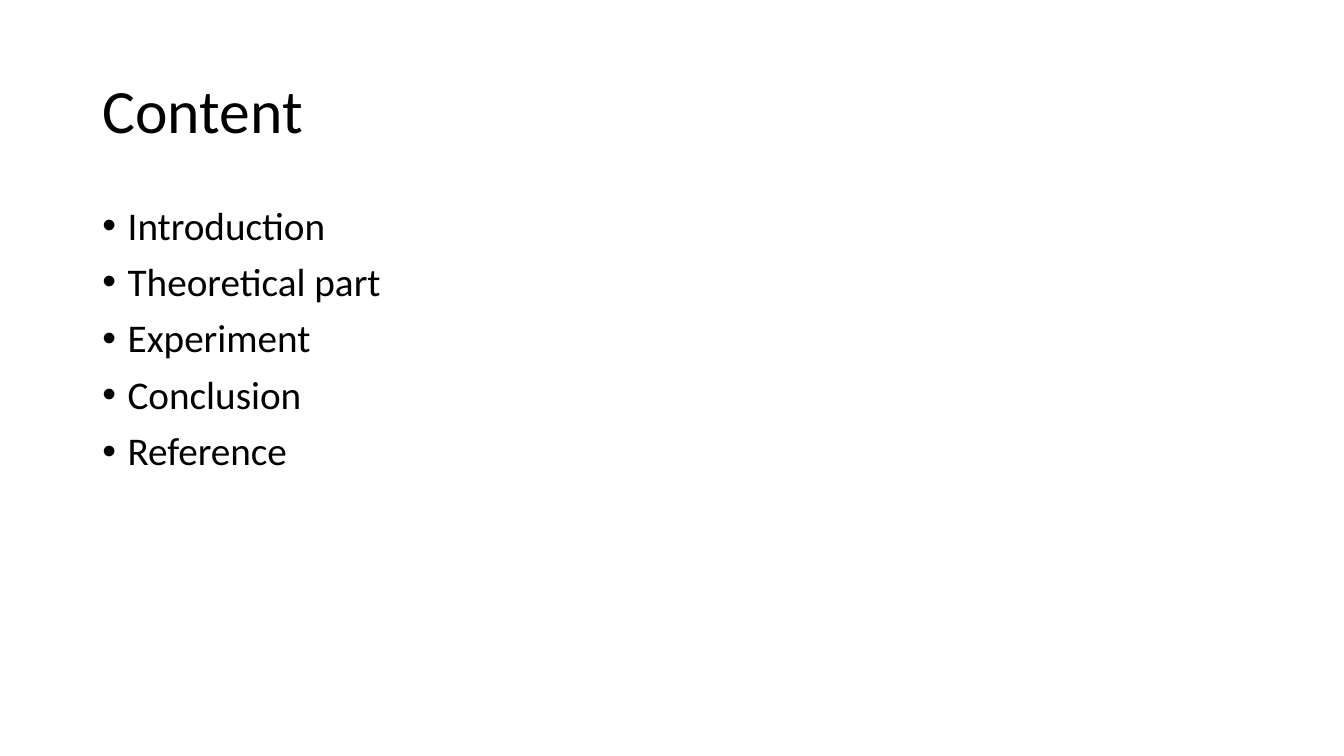
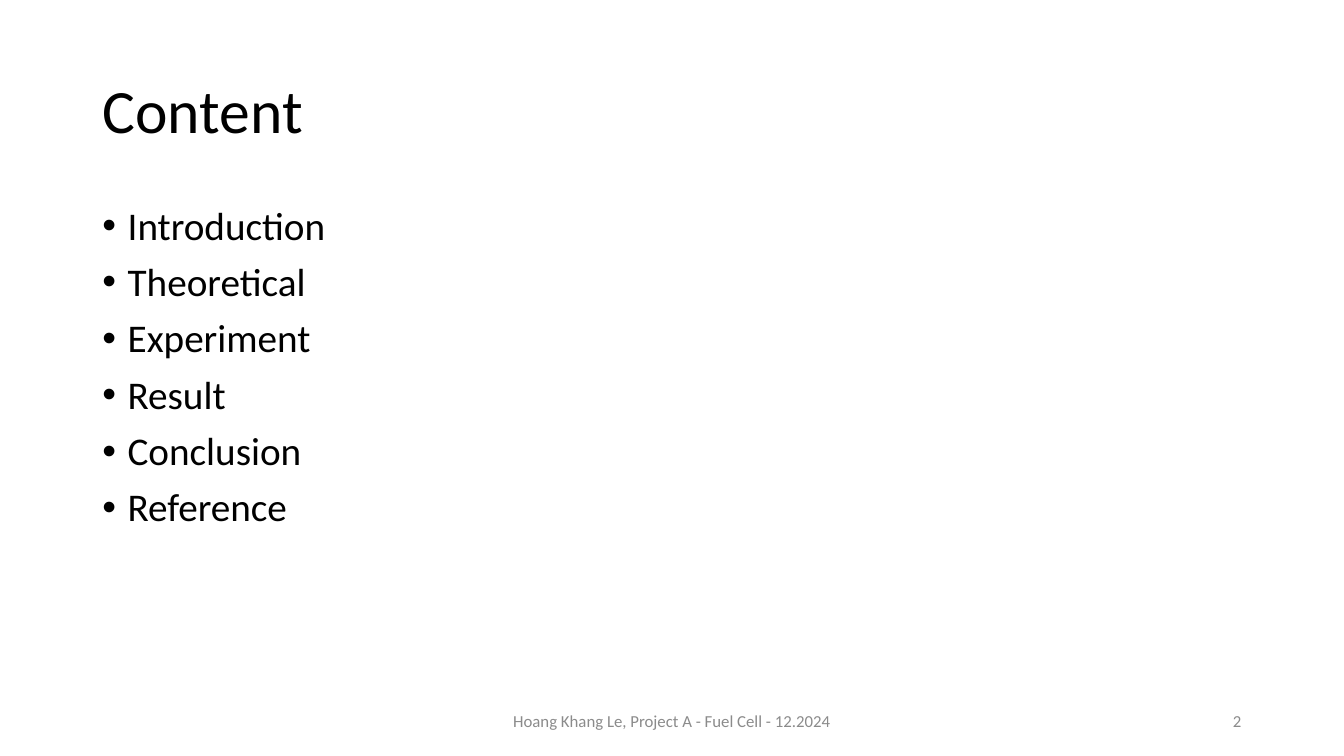
Before and after one commit to alpha7894550/ProjectA_fuelCell, a slide deck: slide 2 of Presentation_fuel_cell_project_khang.pptx. Drawn at 1344x756 pixels with LibreOffice and Linux fonts; fonts in the diff are those of the drawing. Boxes give left, top, right and bottom in pixels: in the first picture for what was removed or moved away, otherwise in the second. Text is boxed around its words. In the diff, an @@ line names an element or a change of style, - is before the commit and + after.

```diff
--- a/Presentation_fuel_cell_project_khang.pptx
+++ b/Presentation_fuel_cell_project_khang.pptx
@@ text at box(128, 268, 306, 297): text changed @@
-• Theoretical part
+• Theoretical
@@ text at box(128, 381, 226, 410): paragraph added @@
+• Result
@@ text added at box(513, 715, 830, 730), 12 pt, text #8C8C8C @@
+Hoang Khang Le, Project A - Fuel Cell - 12.2024
@@ page number added at box(1233, 716, 1241, 727), 12 pt, text #8C8C8C @@
+2
```
Also in this commit, not shown: 5 other slides changed, 13 slides added, 2 slides removed, 4 other files.
